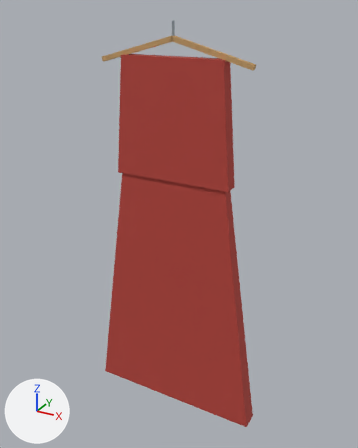
The glTF model site/models/FD_Dress_Hanger_01.glb as it was, and as the next commit left it.
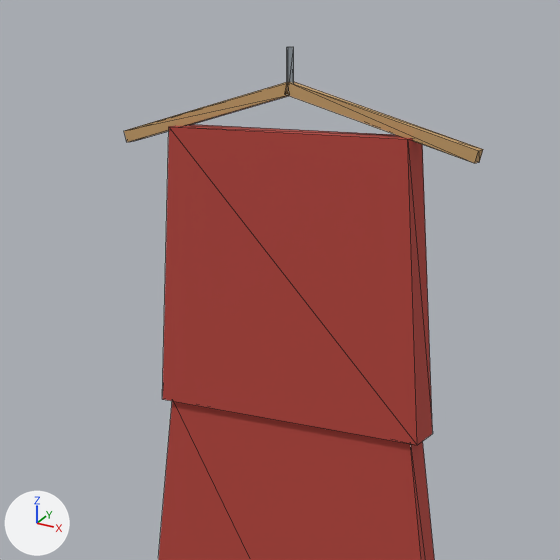
Each version is shown whole from a 50 mm lens placed at (0.597, -1.059, 1.108), pointed at (0.005, 0.018, 0.569), then close up on the part from 13% to 81% of the width and 0% to 54% of the height. The axes (+X, +Y, +Z) are drawn at lower left. The lights are the same throughout. The last two pictures show the newer version. The close-ups show mesh edges as thin lines. Vertices at exactly the same position are counted once.

Names of what the first close-up shows: 'FD_Dress_Hanger_01'.
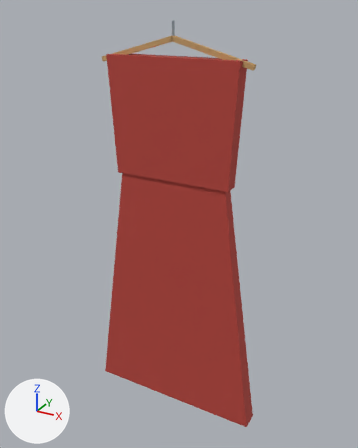
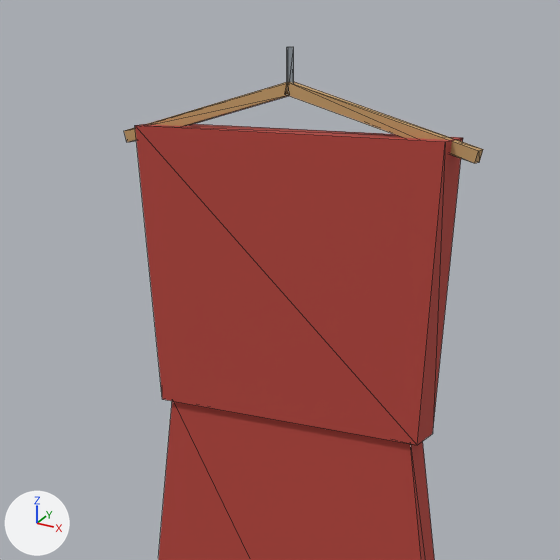
Boxes [x1, y1, x2, y2] around the edits, measured in the close-ups (560 x 560 px; the box of a moved part takes in the faces that stretch with it):
part 1 of me_fd_dress_hanger_01, moved or reshaped: before [162, 124, 432, 444]; after [135, 124, 463, 444]

Patch to the scene script:
```diff
--- a/site/models/FD_Dress_Hanger_01.glb.py
+++ b/site/models/FD_Dress_Hanger_01.glb.py
@@ me_fd_dress_hanger_01 @@
 me_fd_dress_hanger_01.from_pydata(...)  # 40 vertices, 60 faces; spans x -0.25..0.25, y -0.025..0.025, z 0.0..1.078
 # used by ob_fd_dress_hanger_01; location = (0.0, 0.0, 0.0)
-me_fd_dress_hanger_01.vertices[25].co = (-0.136, -0.017, 1.0)  # pixel (168, 126)
-me_fd_dress_hanger_01.vertices[27].co = (-0.136, 0.017, 1.0)
-me_fd_dress_hanger_01.vertices[29].co = (0.136, -0.017, 1.0)  # pixel (407, 139)
-me_fd_dress_hanger_01.vertices[31].co = (0.136, 0.017, 1.0)
+# me_fd_dress_hanger_01 part 1
+me_fd_dress_hanger_01.vertices[25].co = (-0.176, -0.022, 1.0)  # pixel (134, 125)
+me_fd_dress_hanger_01.vertices[27].co = (-0.176, 0.022, 1.0)
+me_fd_dress_hanger_01.vertices[29].co = (0.176, -0.022, 1.0)  # pixel (445, 141)
+me_fd_dress_hanger_01.vertices[31].co = (0.176, 0.022, 1.0)  # pixel (463, 137)
 me_fd_dress_hanger_01.materials.append(mat_globalpalette)
```
